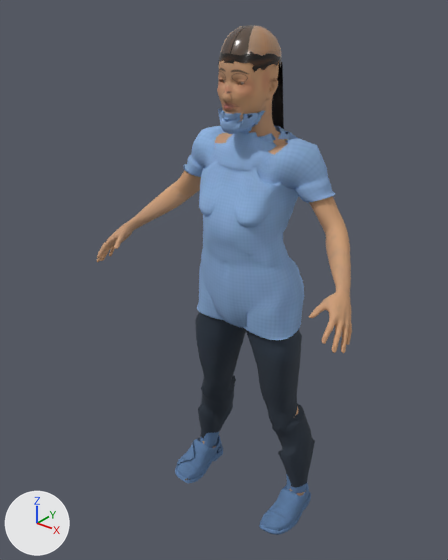
Renders of the glTF model studio/public/assets/characters/char.remaja-perempuan/char.remaja-perempuan.glb from each side of a commit.
One viewpoint serves both versions: a 50 mm camera at (0.985, -1.384, 1.609) aimed at (-0.051, -0.089, 0.806). Every picture has the same lights, and +X, +Y and +Z are marked at lower left. The older version comes first. Vertices at exactly the same position are counted once.

Objects in the first picture: 'char.remaja-perempuan-mesh'.
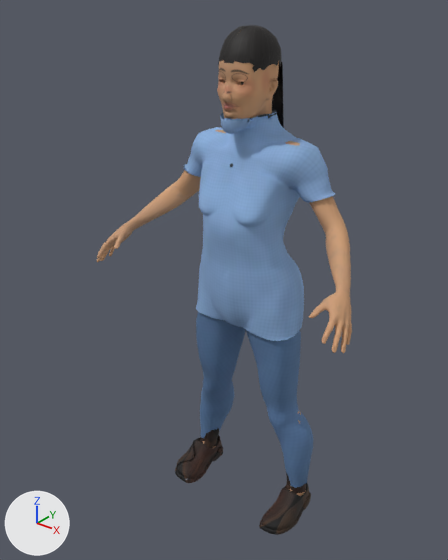
Location of each change, [x1, y1, x2, y2] in pixels of the pictures (448 x 560 px; the box of a moved part takes in the faces that stretch with it):
'char.remaja-perempuan-mesh', surface changed, reshaped
    both: [97, 25, 352, 535]
part 1 of me_char_remaja_perempuan, moved or reshaped
    before: [187, 107, 330, 340]
    after: [187, 110, 329, 341]
part 2 of me_char_remaja_perempuan, moved or reshaped
    before: [198, 375, 315, 470]
    after: [200, 381, 313, 469]

The change, as a diff of the scene's bpy script:
```diff
--- a/studio/public/assets/characters/char.remaja-perempuan/char.remaja-perempuan.glb.py
+++ b/studio/public/assets/characters/char.remaja-perempuan/char.remaja-perempuan.glb.py
@@ mat_cloth_pants @@
 n2 = _N.new('ShaderNodeTexImage'); n2.name = 'Image Texture'
-n2.image = img_tex6
+n2.image = img_tex9
 n3 = _N.new('ShaderNodeSeparateColor'); n3.name = 'Separate Color'
 n4 = _N.new('ShaderNodeTexImage'); n4.name = 'Image Texture.001'
-n4.image = img_tex7
+n4.image = img_tex10
 n5 = _N.new('ShaderNodeNormalMap'); n5.name = 'Normal Map'
@@ mat_cloth_pants @@
 n6 = _N.new('ShaderNodeTexImage'); n6.name = 'Image Texture.002'
-n6.image = img_tex8
+n6.image = img_tex11
 _L.new(n0.outputs[0], n1.inputs[0])  # 'BSDF' to 'Surface'
@@ mat_cloth_shoes01 @@
 n2 = _N.new('ShaderNodeTexImage'); n2.name = 'Image Texture'
-n2.image = img_tex9
+n2.image = img_tex12
 n3 = _N.new('ShaderNodeSeparateColor'); n3.name = 'Separate Color'
 n4 = _N.new('ShaderNodeTexImage'); n4.name = 'Image Texture.001'
-n4.image = img_tex10
+n4.image = img_tex13
 n5 = _N.new('ShaderNodeNormalMap'); n5.name = 'Normal Map'
@@ mat_cloth_shoes01 @@
 n6 = _N.new('ShaderNodeTexImage'); n6.name = 'Image Texture.002'
-n6.image = img_tex11
+n6.image = img_tex14
 _L.new(n0.outputs[0], n1.inputs[0])  # 'BSDF' to 'Surface'
@@ mat_hair @@
 n4 = _N.new('ShaderNodeTexImage'); n4.name = 'Image Texture'
-n4.image = img_tex24
+n4.image = img_tex27
 n5 = _N.new('ShaderNodeMath'); n5.name = 'Math.002'
@@ mat_hair @@
 n7 = _N.new('ShaderNodeTexImage'); n7.name = 'Image Texture.001'
-n7.image = img_tex25
+n7.image = img_tex28
 n8 = _N.new('ShaderNodeNormalMap'); n8.name = 'Normal Map'
@@ mat_hair @@
 n9 = _N.new('ShaderNodeTexImage'); n9.name = 'Image Texture.002'
-n9.image = img_tex26
+n9.image = img_tex29
 _L.new(n0.outputs[0], n1.inputs[0])  # 'BSDF' to 'Surface'
@@ mat_cloth_shirt_short_trim @@
+mat_cloth_shirt_short_trim = bpy.data.materials.new('cloth-shirt-short-trim')
+# uses the picture img_tex6
+# uses the picture img_tex7
+# uses the picture img_tex8
@@ me_char_remaja_perempuan @@
 # used by ob_char_remaja_perempuan_mesh; location = (0.0, 0.0, 0.0)
-me_char_remaja_perempuan.from_pydata(...)  # 21082 vertices, 41187 faces; spans x -0.43..0.43, y -0.28..0.11, z -0.01..1.51
+me_char_remaja_perempuan.from_pydata(...)  # 21113 vertices, 41204 faces; spans x -0.43..0.43, y -0.28..0.11, z -0.01..1.51
+# me_char_remaja_perempuan part 1: 495 vertices moved from x -0.22..0.22, y -0.16..0.1, z 0.68..1.31 to x -0.22..0.22, y -0.16..0.1, z 0.68..1.3; 1068 vertices removed from x -0.23..0.23, y -0.15..0.11, z 0.64..1.31; 1099 vertices added at x -0.23..0.23, y -0.15..0.11, z 0.64..1.3
+# me_char_remaja_perempuan part 2: 62 vertices moved from x -0.22..0.22, y -0.07..0.07, z 0.22..0.37 to x -0.22..0.22, y -0.06..0.07, z 0.2..0.36; 4 vertices removed from x -0.2..0.2, y -0.03, z 0.11; 4 vertices added at x -0.2..0.2, y -0.04, z 0.11
 me_char_remaja_perempuan.materials.append(mat_skin)
@@ me_char_remaja_perempuan @@
 me_char_remaja_perempuan.materials.append(mat_hair_long)
+me_char_remaja_perempuan.materials.append(mat_cloth_shirt_short_trim)
```
